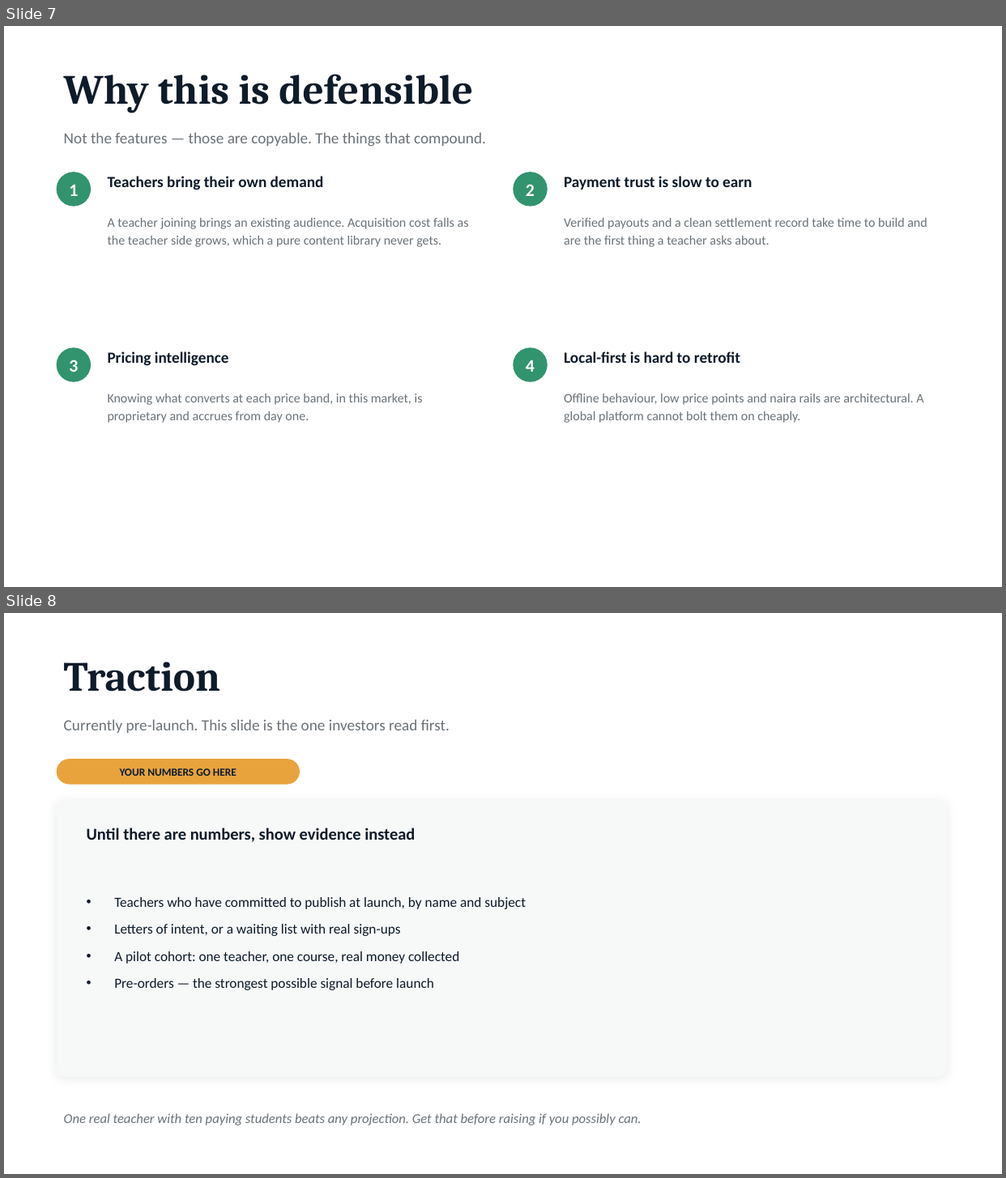
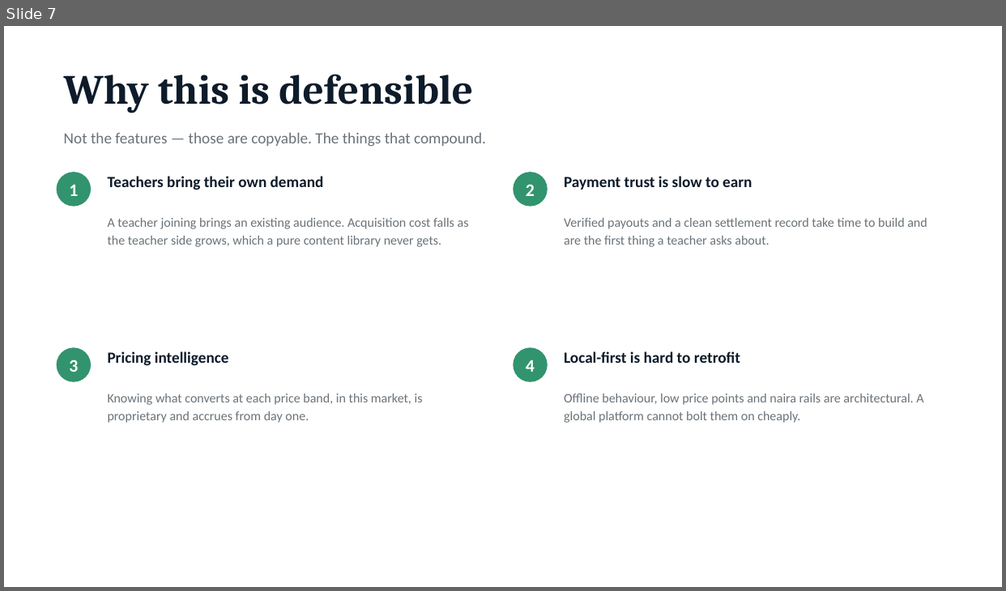
Before and after one commit to Usmandankama/padi_learn, a slide deck: docs/decks/PadiLearn-Investor-Pitch.pptx. Shown one above the other, each under a label of ours: slides 7 and 8 before the commit, slide 7 after it. The pictures are 1006x1178 and 1006x591 pixels, drawn with LibreOffice and Linux fonts; fonts in the diff are those of the drawing. Boxes give left, top, right and bottom in pixels: in the first picture for what was removed or moved away, otherwise in the second. Text is boxed around its words. In the diff, an @@ line names an element or a change of style, - is before the commit and + after.

```diff
--- a/docs/decks/PadiLearn-Investor-Pitch.pptx
+++ b/docs/decks/PadiLearn-Investor-Pitch.pptx
@@ slide 8 removed at bbox=[4, 613, 1002, 1174], background #FFFFFF @@
@@ text removed at bbox=[64, 662, 220, 692] @@
-Traction
@@ text removed at bbox=[64, 719, 450, 733] @@
-Currently pre-launch. This slide is the one investors read first.
@@ rounded rectangle removed at bbox=[57, 759, 300, 785] @@
@@ text removed at bbox=[120, 769, 236, 776] @@
-YOUR NUMBERS GO HERE
@@ rounded rectangle removed at bbox=[57, 800, 948, 1077] @@
@@ text removed at bbox=[87, 828, 415, 842] @@
-Until there are numbers, show evidence instead
@@ text removed at bbox=[114, 897, 526, 990] @@
-• Teachers who have committed to publish at launch, by name and subject
-• Letters of intent, or a waiting list with real sign-ups
-• A pilot cohort: one teacher, one course, real money collected
-• Pre-orders — the strongest possible signal before launch
@@ text removed at bbox=[64, 1114, 641, 1126] @@
-One real teacher with ten paying students beats any projection. Get that before raising if you possibly can.
```
Also in this commit, not shown: 6 slides changed, 3 slides added, 2 other slides removed, 2 other files.
